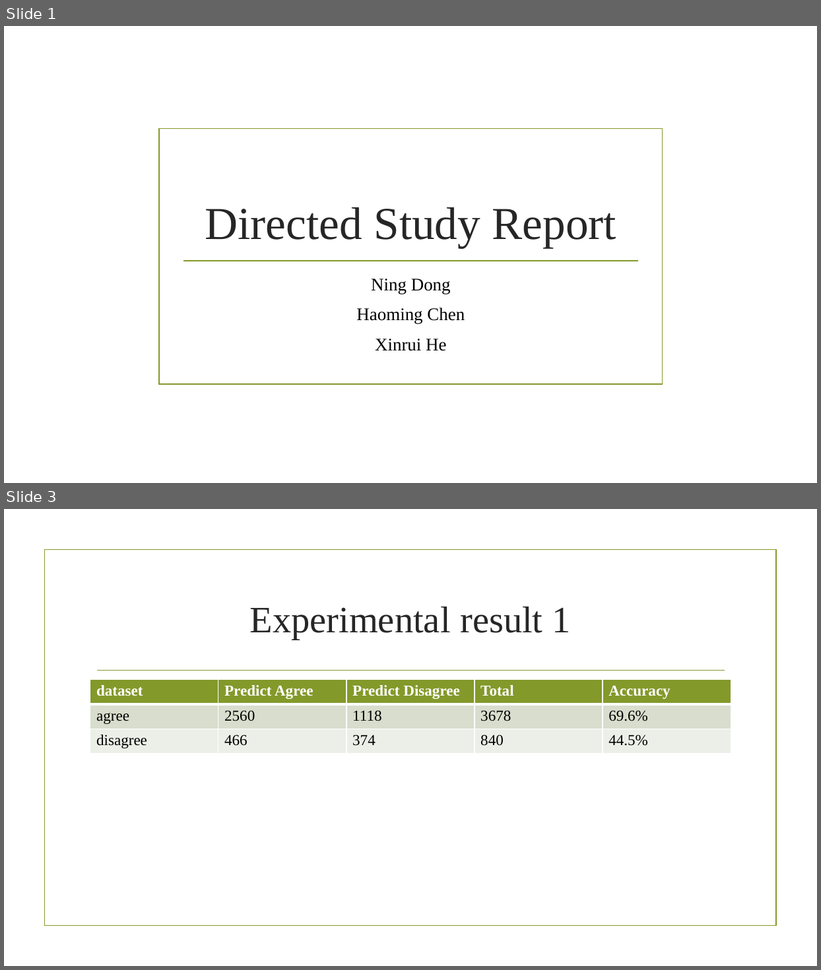
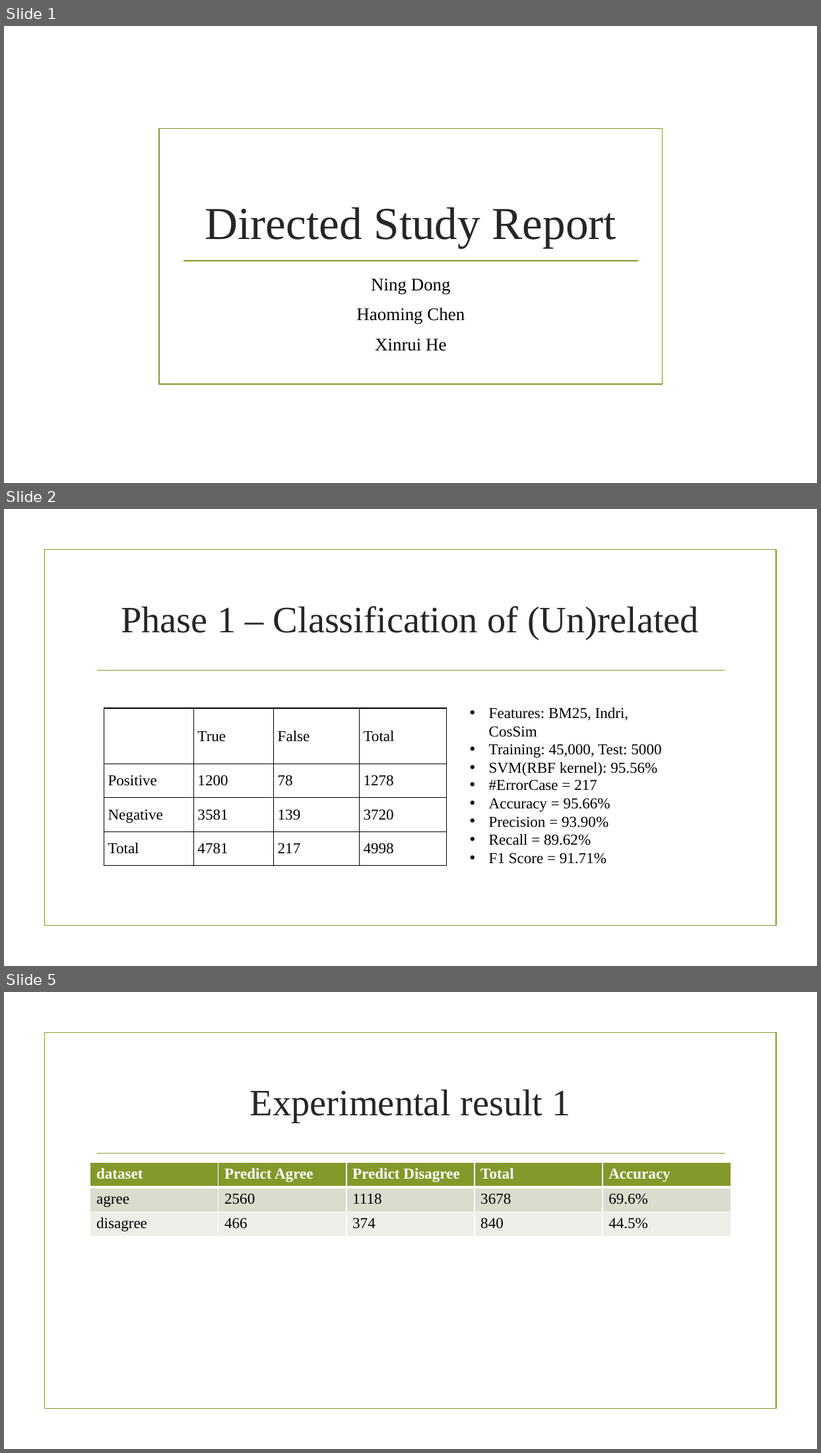
Before and after one commit to haomingchan0811/Fake-News-Challenge, a slide deck: Weekly Report (Feb. 28).pptx. Shown one above the other, each under a label of ours: slides 1 and 3 before the commit, slides 1, 2 and 5 after it; the slides between them are not shown. The pictures are 821x970 and 821x1453 pixels, drawn with LibreOffice and Linux fonts; fonts in the diff are those of the drawing; background and template pictures are left out. Boxes give left, top, right and bottom in pixels: in the first picture for what was removed or moved away, otherwise in the second. Text is boxed around its words. In the diff, an @@ line names an element or a change of style, - is before the commit and + after.

```diff
--- a/Weekly Report (Feb. 28).pptx
+++ b/Weekly Report (Feb. 28).pptx
@@ slide 2 added at box(4, 509, 817, 966), background picture (left out); not listed: 2 template elements that a slide beside it also shows @@
@@ title added at box(121, 606, 699, 640), 44 pt, text #262626 @@
+Phase 1 – Classification of (Un)related
@@ table added at box(104, 708, 446, 867), 4 rows, 4 columns @@
+ | True | False | Total
+Positive | 1200 | 78 | 1278
+Negative | 3581 | 139 | 3720
+Total | 4781 | 217 | 4998
@@ text added at box(489, 708, 661, 776), 18 pt, text #000000 @@
+• Features: BM25, Indri, CosSim
+• Training: 45,000, Test: 5000
+• SVM(RBF kernel): 95.56%
@@ text added at box(489, 780, 611, 864), 18 pt, text #000000 @@
+• #ErrorCase = 217
+• Accuracy = 95.66%
+• Precision = 93.90%
+• Recall = 89.62%
+• F1 Score = 91.71%
@@ what was slide 3 is now slide 5 @@
```
Also in this commit, not shown: 1 slide changed, 1 other slide added.
